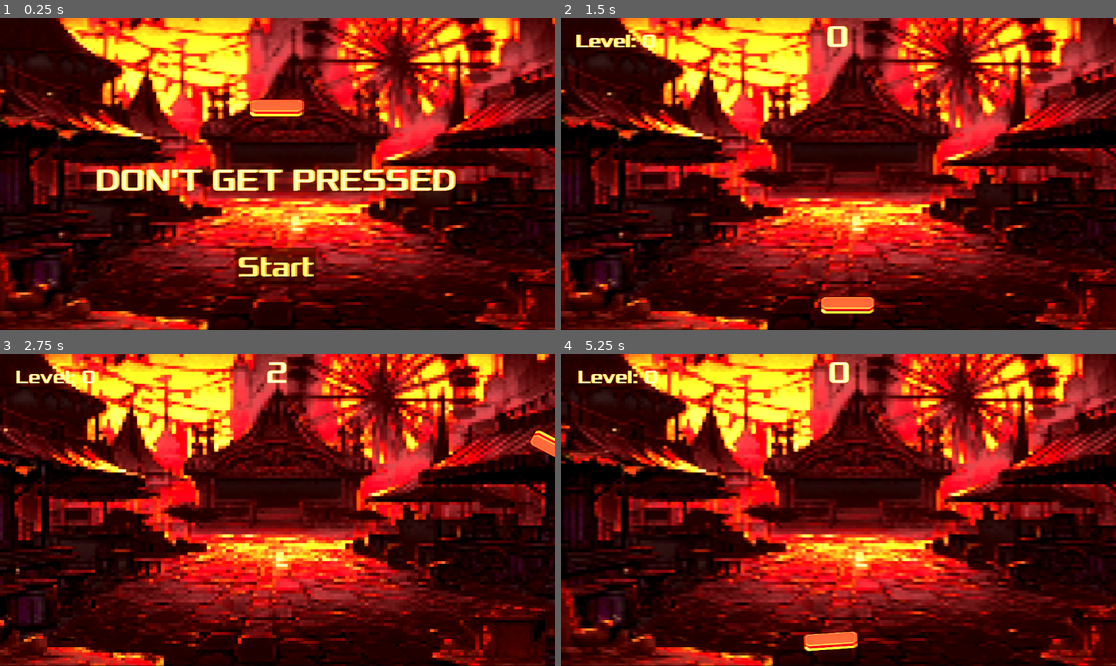
Above: before the commit, frames 1-4 (two rows, left to right).
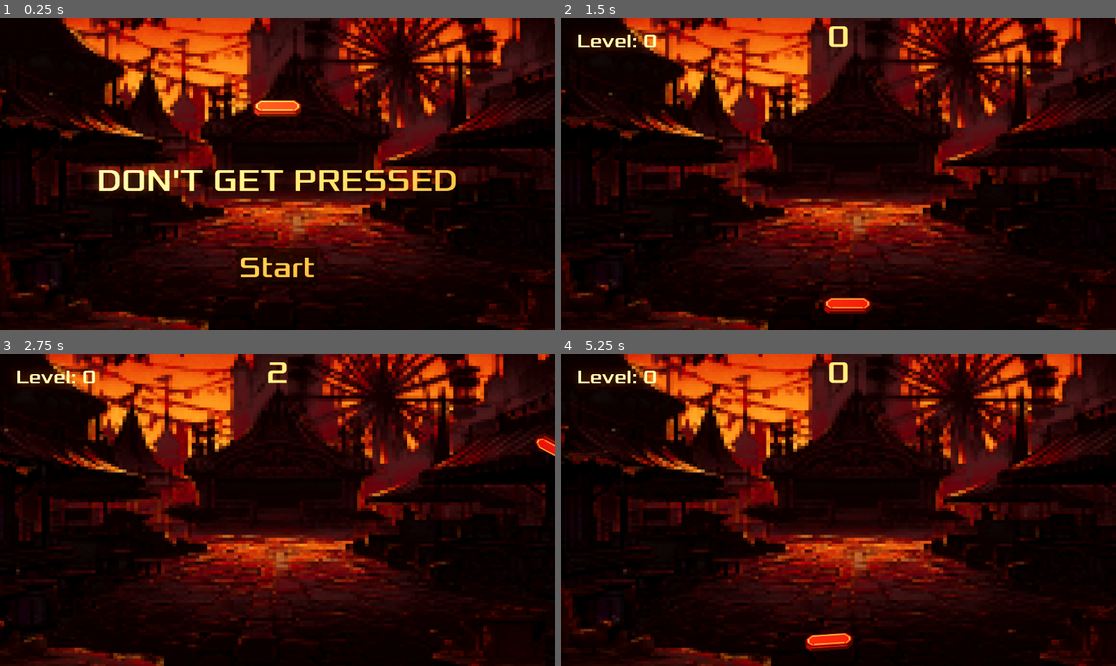
Above: after the commit, the same moments.

Repository: Kratpa/ButtonGame
Game: Godot game, scene res://scenes/game/Game.tscn
Two runs of this game, one before a commit and one after it. Both use one fixed random seed, a clock stepped at 60 frames per second and the inputs below.
Inputs:
- Up to frame 1 (0.25 s): no input
- Up to frame 2 (1.5 s): click "Start" at 0.5 s; hold Right from 1.28 s (still down)
- Up to frame 3 (2.75 s): release Right at 2.03 s; hold Down from 2.03 s (still down)
- Up to frame 4 (5.25 s): release Down at 2.78 s; hold Right 2.78-3.53 s; hold Up 3.53-4.25 s; click "Start" at 4.25 s; hold Left from 5.03 s (still down)

The runs differ from the first frame. In frame 1, 77% of the frame differs, in the area x 0-100%, y 0-100%; in frame 2, 77%; in frame 3, 77%; in frame 4, 77%.

Commit message:
Change button sprite with filters

Diff:
--- a/godot/scenes/button/Button.tscn
+++ b/godot/scenes/button/Button.tscn
@@ -13,4 +13,4 @@
 [node name="Frame" type="Polygon2D" parent="."]
 position = Vector2(-50, 0)
 color = Color(0.776471, 0.776471, 0.776471, 1)
-polygon = PackedVector2Array(0, 0, 100, 0, 100, 20, 0, 20)
+polygon = PackedVector2Array(0, 0, 100, 0, 100, 9.57434, 93, 15, 86, 20, 14, 20, 6, 15, 0, 11)
--- a/godot/scenes/game/Game.tscn
+++ b/godot/scenes/game/Game.tscn
@@ -131,13 +131,13 @@
 shadow_color = Color(0.619608, 0, 0, 0)
 
 [node name="PointLight2D" type="PointLight2D" parent="."]
-visible = false
-position = Vector2(-182.688, 119.094)
+position = Vector2(-13, 189)
 scale = Vector2(8.13818, 4.95239)
-color = Color(0.815686, 0.172549, 0.0235294, 1)
+color = Color(1, 0.701961, 0.235294, 1)
 texture = SubResource("GradientTexture2D_shqfn")
 
 [node name="CanvasLayer" type="CanvasLayer" parent="."]
+visible = false
 
 [node name="ColorRect" type="ColorRect" parent="CanvasLayer"]
 material = SubResource("ShaderMaterial_mf5xr")
--- a/godot/scenes/player/Player.tscn
+++ b/godot/scenes/player/Player.tscn
@@ -2,7 +2,7 @@
 
 [ext_resource type="Script" path="res://scenes/player/Player.gd" id="1_1sgmg"]
 [ext_resource type="PackedScene" uid="uid://bc004xcbgc2ob" path="res://scenes/button/Button.tscn" id="2_oxkvl"]
-[ext_resource type="Texture2D" uid="uid://dcgf4sbfjs1yk" path="res://scenes/button/Pixel GUI Buttons pack 3.png" id="3_kb0m0"]
+[ext_resource type="Texture2D" uid="uid://crhasqowghuqw" path="res://scenes/button/Button_sheet.png" id="3_ts35o"]
 
 [sub_resource type="GDScript" id="GDScript_ntp05"]
 script/source = "extends Area2D
@@ -46,11 +46,11 @@
 [node name="Button" parent="." instance=ExtResource("2_oxkvl")]
 
 [node name="Sprite2D" type="Sprite2D" parent="."]
-position = Vector2(1.5, 3.5)
-scale = Vector2(1.79687, 1.21875)
-texture = ExtResource("3_kb0m0")
+position = Vector2(0, 3.5)
+scale = Vector2(1.57813, 1.09375)
+texture = ExtResource("3_ts35o")
 hframes = 6
 vframes = 12
-frame = 68
+frame = 38
 
 [connection signal="body_entered" from="Area2D" to="." method="_on_area_2d_body_entered"]
Binary file added: godot/scenes/button/Button_sheet.png
Not shown, added: godot/scenes/button/Button_sheet.png.import
Not shown: 1 places in godot/scenes/game/Game.tscn that only renumber resources
